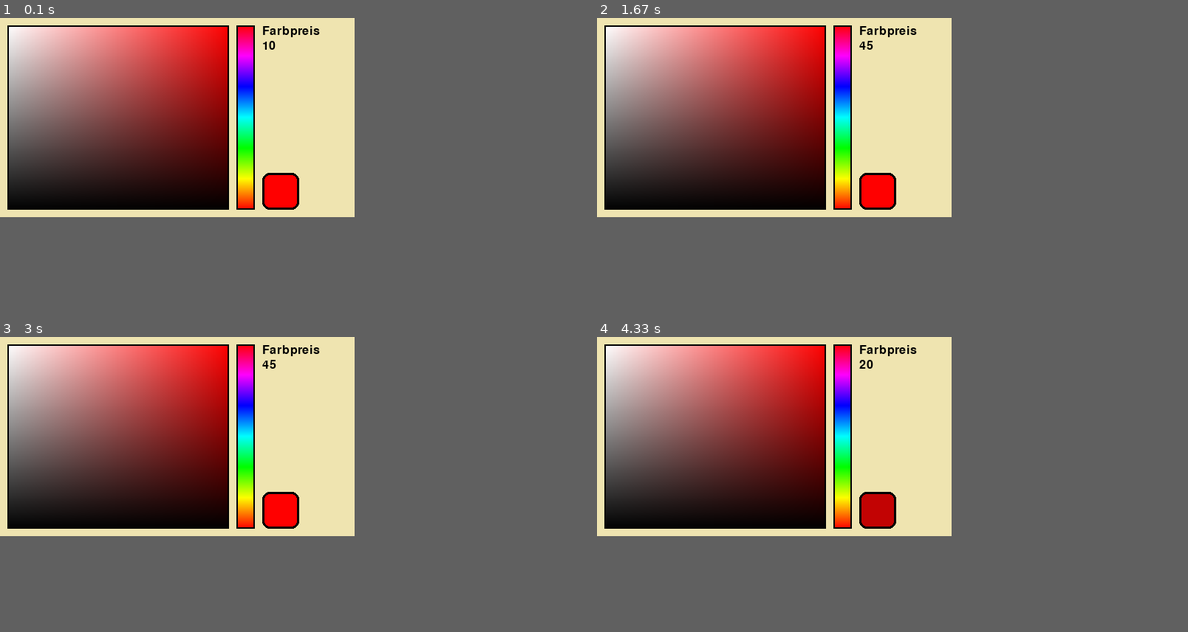
Above: before the commit, frames 1-4 (two rows, left to right).
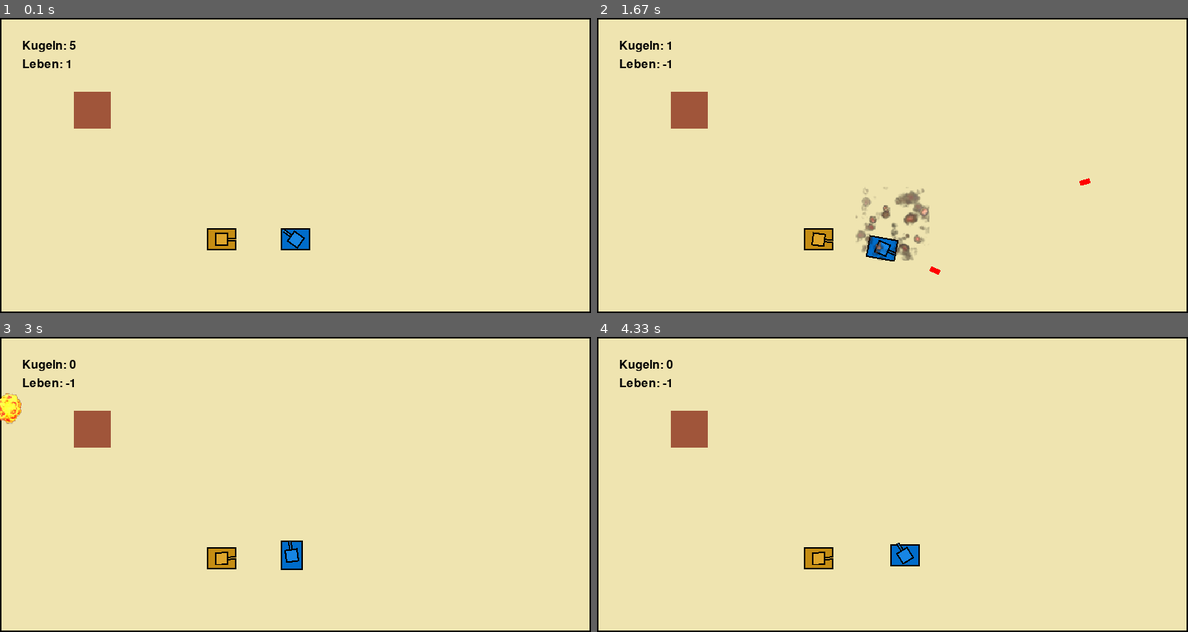
Above: after the commit, the same moments.

Repository: Keksfabrik-glitch/Panzerkiste
Game: pygame game, started from Main.py
Two runs of this game, one before a commit and one after it. Both use one fixed random seed, a clock stepped at 60 frames per second and the inputs below.
Inputs (mouse positions are in pixels of both pictures, inside the frame that each line leads up to):
- Up to frame 1 (0.1 s): no input
- Up to frame 2 (1.67 s): click (892, 165) at 0.38 s; hold D 0.67-1.13 s; click (709, 236) at 0.75 s; hold W 1.17-1.47 s; click (939, 227) at 1.25 s; hold D from 1.5 s (still down); click (916, 262) at 1.58 s
- Up to frame 3 (3 s): release D at 1.97 s; hold A 2-2.53 s; click (100, 375) at 2.08 s; hold S 2.57-2.87 s; click (224, 443) at 2.65 s; hold A from 2.9 s (still down); click (271, 413) at 2.98 s
- Up to frame 4 (4.33 s): release A at 3.3 s; hold W 3.33-3.7 s; click (1117, 375) at 3.42 s; hold D from 3.73 s (still down); click (797, 390) at 3.82 s
In our replay, the window is 480x270 before the commit and 800x400 after it. These sizes can differ from the game's own. Grey fills any space a smaller window leaves; there, only what the larger window draws over its background counts as a difference.

The runs differ from the first frame. In frame 1, 29% of the frame differs, in the area x 0-100%, y 0-100%; in frame 2, 29%; in frame 3, 29%; in frame 4, 29%.

Commit message:
AUA | Feindpanzer schießen auf dich.
Stats angepasst

Diff:
--- a/panzer.py
+++ b/panzer.py
@@ -285,6 +285,9 @@
         winkel = Z.berechne_turmwinkel(self.position, player.position, wände)
         if winkel is not None:
             self.turmWinkel = winkel
+            if Z.hat_sichtlinie(self.position, player.position, wände) == True:
+                self.Schuss(winkel*-1)
+
     # --- Bewegungsmethoden ---
     def Drehen(self, Um):
         self.richtung += Um
@@ -343,33 +346,29 @@
                     GelegteMienen.add(Miene(pos,jetzt,self.ID,self.mieneZeit,self.explosionsRadius))
                     self.letzte_mine_zeit = jetzt
 
-    def Schuss(self, maus_pos=None, jetzt=None, winkel=None):
+    def Schuss(self, winkel):
+        jetzt = pygame.time.get_ticks()
         if self.kugeln > 0 and jetzt - self.letzterEinzelschuss >= self.schuss_cooldown:
             if winkel is not None:
                 rad = math.radians(winkel)
                 richtung = pygame.Vector2(math.cos(rad), -math.sin(rad))
-            elif maus_pos is not None:
-                richtung = pygame.Vector2(maus_pos) - self.position
-                if richtung.length() == 0:
-                    return
-                richtung = richtung.normalize()
             else:
                 return  # Weder Winkel noch Mausposition
 
-        panzer_radius = panzer_größe * 0.5
-        kugel_radius = 5
-        abstand = panzer_radius + kugel_radius + 2
-
-        start_pos = self.position + richtung * abstand
-
-        neue_kugel = Kugel(start_pos, richtung, self.kugelSpeed,
-                           abpraller=self.abpraller, abprallChance=self.abprallChance,
-                           shooter_id=self.ID)
-        kugel_gruppe.add(neue_kugel)
-        self.kugeln -= 1
-        self.letzterEinzelschuss = jetzt
-        if self.kugeln == 0:
-            self.letzterSchuss = jetzt
+            panzer_radius = panzer_größe * 0.5
+            kugel_radius = 5
+            abstand = panzer_radius + kugel_radius + 2
+
+            start_pos = self.position + richtung * abstand
+
+            neue_kugel = Kugel(start_pos, richtung, self.kugelSpeed,
+                            abpraller=self.abpraller, abprallChance=self.abprallChance,
+                            shooter_id=self.ID)
+            kugel_gruppe.add(neue_kugel)
+            self.kugeln -= 1
+            self.letzterEinzelschuss = jetzt
+            if self.kugeln == 0:
+                self.letzterSchuss = jetzt
     def Schaden(self,amount=1):
         self.leben -= amount
         #if self.leben <= 0:
@@ -388,7 +387,7 @@
             schuss_cooldown = int(max(50, 500 + (level - 1) *-20)) # sinkt um -20
             kugeln = int(min(20, 1 + (level - 1) *0.8)) #steigt: [a,a,][b][c][d,d]... max 20 [19]
             #maxKugeln = kugeln
-            kugelSpeed = int(min(12, 8 + (level - 1) *0.5)) #steigt: [a,a,][b,b][c,c][d,d,d..] max 12, min 8
+            kugelSpeed = int(min(8, 3 + (level - 1) *0.5)) #steigt: [a,a,][b,b][c,c][d,d,d..] max 12, min 8
             nachladezeit = int(max(1, 50 + (level - 1) *-1.5))/10 #sink: -[a],-[b],-[a]... max 5, min 0.1  #/10 damit es im Nachstellenbereich ist
             farbe = (222, 166, 44)
             neuerPanzer = FeindPanzer(position,id,level,leben,kannFahren,geschwindigkeit,drehgeschwindigkeit,schuss_cooldown,kugeln,kugelSpeed,nachladezeit,farbe)
@@ -726,7 +725,9 @@
 
         if player.kugeln == 0 and jetzt - player.letzterSchuss >= player.nachladezeit * 1000:
             player.kugeln = player.maxKugeln
-
+        for panzer in feindPanzerGR:
+            if panzer.kugeln == 0 and jetzt - panzer.letzterSchuss >= panzer.nachladezeit * 1000:
+                panzer.kugeln = panzer.maxKugeln
         GelegteMienen.update()
         spieler_gruppe.update()
         feindPanzerGR.update()
@@ -745,4 +746,4 @@
         pygame.display.flip()
         clock.tick(60)
 
-#Main()
+Main()
